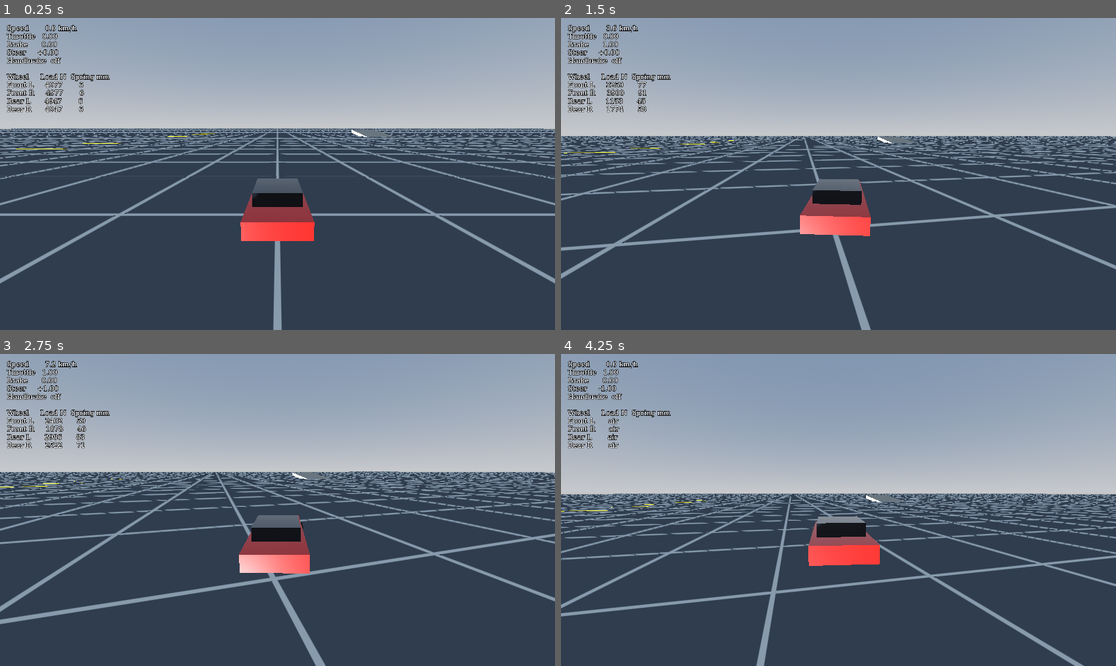
Above: before the commit, frames 1-4 (two rows, left to right).
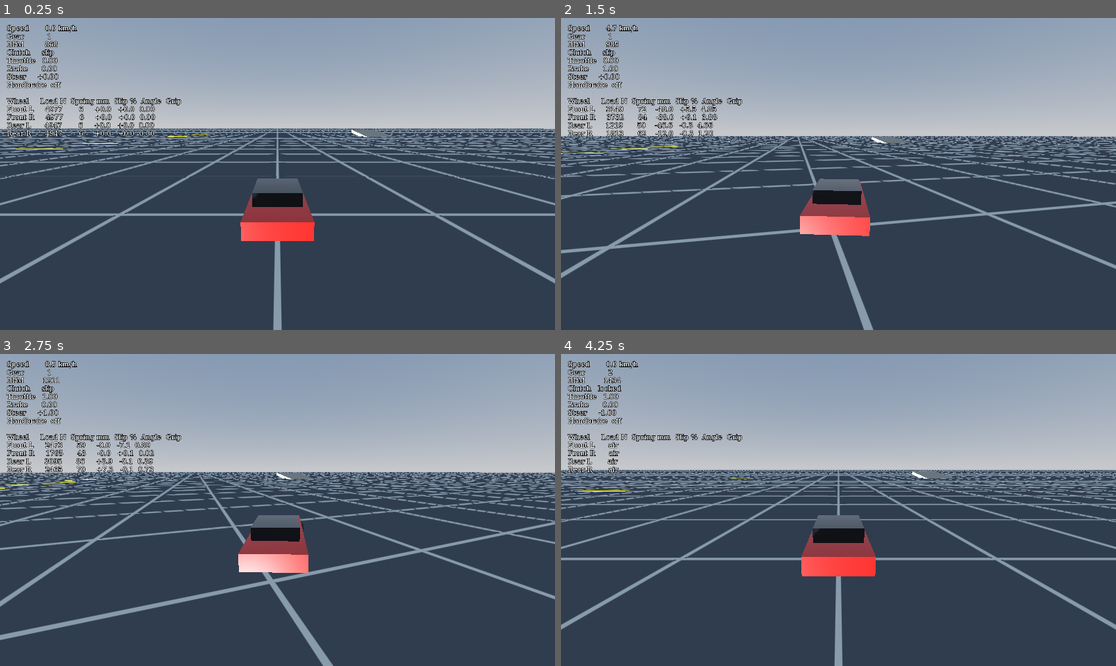
Above: after the commit, the same moments.

Repository: dreed47/racer
Game: Godot game, scene res://main.tscn
The game is run twice, just before and just after one commit, with the same random seed, the same clock (stepped at 60 frames per second) and the same inputs.
Inputs:
- Up to frame 1 (0.25 s): no input
- Up to frame 2 (1.5 s): hold D (steer_right) 0.53-1.28 s; hold W (throttle) 0.53-1.28 s; hold S (brake) from 1.28 s (still down); tap W (throttle) at 1.35 s
- Up to frame 3 (2.75 s): release S (brake) at 2.03 s; hold D (steer_right) from 2.03 s (still down); hold W (throttle) from 2.03 s (still down)
- Up to frame 4 (4.25 s): release D (steer_right) at 2.78 s; release W (throttle) at 2.78 s; hold E (shift_up) 2.78-3.53 s; tap W (throttle) at 2.85 s; hold A (steer_left) from 3.53 s (still down); hold W (throttle) from 3.53 s (still down); tap R (reset_car) at 4.15 s

The runs differ from the first frame. In frame 1, 2.3% of the frame differs, in the area x 1-33%, y 4-39%; in frame 2, 11%; in frame 3, 15%; in frame 4, 21%, in the area x 0-100%, y 4-100%.

Commit message:
Add grip curve tires, engine, clutch and gearbox
Tires use a slip-based grip curve with load sensitivity and
substepped wheel spin. The car gets an engine torque curve, an
automatic clutch, a 5-speed gearbox with reverse and an open
differential. Y and falling off the world now return the car to
the start.

Co-Authored-By: Claude Opus 5.5 <noreply@anthropic.com>

Diff:
--- a/car/car.gd
+++ b/car/car.gd
@@ -4,25 +4,33 @@
 ## A driver (the player now, AI later) sets throttle, brake, steer and handbrake.
 
 const AIR_DENSITY := 1.225
+## Tire and wheel-spin steps per physics tick. Tires are stiff, so they need small steps.
+const SUBSTEPS := 20
 
 @export var setup: CarSetup
 
 ## 0 to 1.
 var throttle := 0.0
-## 0 to 1. Held at a standstill, it reverses.
+## 0 to 1.
 var brake := 0.0
 ## -1 full left to 1 full right.
 var steer := 0.0
 var handbrake := false
 
 var wheels: Array[Wheel] = []
+var drivetrain: Drivetrain
 
 var _steer_now := 0.0
-var _reset_pending := false
+var _place_pending := false
+var _place_target := Transform3D.IDENTITY
+
+## Sent after place_at() has moved the car.
+signal placed
 
 
 func _ready() -> void:
 	wheels = [$WheelFL, $WheelFR, $WheelRL, $WheelRR]
+	drivetrain = Drivetrain.new(setup)
 	mass = setup.mass
 	center_of_mass_mode = CENTER_OF_MASS_MODE_CUSTOM
 	center_of_mass = Vector3.ZERO
@@ -40,9 +48,15 @@
 	return linear_velocity.dot(-global_basis.z)
 
 
-## Puts the car back on its wheels where it is, facing the same way.
-func reset_upright() -> void:
-	_reset_pending = true
+## Gear change: 1 up, -1 down. Order is R, N, 1, 2 ...
+func shift(direction: int) -> void:
+	drivetrain.shift(direction)
+
+
+## Moves the car to a place, stopped. Takes effect on the next physics step.
+func place_at(where: Transform3D) -> void:
+	_place_target = where
+	_place_pending = true
 
 
 func _physics_process(delta: float) -> void:
@@ -55,21 +69,29 @@
 	$WheelFL.steer_angle = angle
 	$WheelFR.steer_angle = angle
 
-	var drive := throttle * setup.drive_force
-	var brake_total := brake * setup.brake_force
-	if brake > 0.1 and throttle < 0.05 and speed < 0.5:
-		drive = -brake * setup.drive_force * setup.reverse_ratio
-		brake_total = 0.0
-	var front_brake := brake_total * setup.brake_bias_front / 2.0
-	var rear_brake := brake_total * (1.0 - setup.brake_bias_front) / 2.0
+	var front_brake := brake * setup.brake_torque * setup.brake_bias_front / 2.0
+	var rear_brake := brake * setup.brake_torque * (1.0 - setup.brake_bias_front) / 2.0
 	if handbrake:
-		rear_brake += setup.handbrake_force / 2.0
+		rear_brake += setup.handbrake_torque / 2.0
 
 	for wheel in wheels:
-		if wheel.is_front:
-			wheel.simulate(self, setup, 0.0, front_brake, delta)
-		else:
-			wheel.simulate(self, setup, drive / 2.0, rear_brake, delta)
+		wheel.update_suspension(self, setup)
+
+	var fl: Wheel = $WheelFL
+	var fr: Wheel = $WheelFR
+	var rl: Wheel = $WheelRL
+	var rr: Wheel = $WheelRR
+	var r := setup.wheel_radius
+	var h := delta / SUBSTEPS
+	for i in SUBSTEPS:
+		fl.spin_with(-fl.tire_force(setup).x * r, front_brake, setup.wheel_inertia, h)
+		fr.spin_with(-fr.tire_force(setup).x * r, front_brake, setup.wheel_inertia, h)
+		var left_torque := -rl.tire_force(setup).x * r
+		var right_torque := -rr.tire_force(setup).x * r
+		drivetrain.step(h, throttle, rl, rr, left_torque, right_torque, rear_brake, rear_brake)
+
+	for wheel in wheels:
+		wheel.apply_tire(self, setup, SUBSTEPS, delta)
 
 	var v := linear_velocity
 	var drag := 0.5 * AIR_DENSITY * setup.drag_coefficient * setup.frontal_area
@@ -77,15 +99,13 @@
 
 
 func _integrate_forces(state: PhysicsDirectBodyState3D) -> void:
-	if not _reset_pending:
+	if not _place_pending:
 		return
-	_reset_pending = false
-	var facing := -state.transform.basis.z
-	facing.y = 0.0
-	if facing.length_squared() < 0.001:
-		facing = Vector3.FORWARD
-	var upright := Basis.looking_at(facing.normalized(), Vector3.UP)
-	state.transform = Transform3D(upright, state.transform.origin + Vector3.UP)
+	_place_pending = false
+	state.transform = _place_target
 	state.linear_velocity = Vector3.ZERO
 	state.angular_velocity = Vector3.ZERO
+	for wheel in wheels:
+		wheel.spin = 0.0
 	reset_physics_interpolation.call_deferred()
+	placed.emit.call_deferred()
--- a/car/car_setup.gd
+++ b/car/car_setup.gd
@@ -1,7 +1,7 @@
 class_name CarSetup
 extends Resource
 ## Tunable numbers for one car.
-## Units: metres, kilograms, newtons, seconds.
+## Units: metres, kilograms, newtons, seconds, radians unless the name says deg or rpm.
 
 @export_group("Body")
 @export var mass := 1000.0
@@ -29,24 +29,57 @@
 ## How fast the wheels turn, in full-input units per second.
 @export var steer_rate := 4.0
 
-@export_group("Placeholder tires")
-## Step 3 replaces these with a real grip curve.
-## Friction coefficient: maximum tire force is grip times wheel load.
+@export_group("Tires")
+## Peak friction coefficient: best tire force is grip times wheel load.
 @export var grip := 1.0
-## Sideways force in N per m/s of sideways slide.
-@export var lateral_stiffness := 3000.0
+## Wheel spin versus ground speed at peak grip. 0.1 means the tire spins 10 % faster.
+@export var peak_slip_ratio := 0.1
+## Slide angle at peak sideways grip.
+@export var peak_slip_angle_deg := 8.0
+## Shape of the grip curve. 1.4 keeps about 80 % grip once fully sliding.
+## Higher values drop off harder after the peak.
+@export var tire_shape := 1.4
+## How much grip per newton falls as load rises. 0 means none.
+@export var load_sensitivity := 0.1
+## Load where grip equals the grip value above, in N.
+@export var nominal_load := 2500.0
 @export var rolling_resistance := 0.015
+## Spin inertia of one wheel and tire, in kg m².
+@export var wheel_inertia := 1.0
 
-@export_group("Placeholder drive")
-## Step 3 replaces these with an engine and gearbox.
-## Total push at the rear wheels, in N.
-@export var drive_force := 4000.0
-## Fraction of drive force used in reverse.
-@export var reverse_ratio := 0.4
-## Total brake force, in N.
-@export var brake_force := 9000.0
+@export_group("Engine")
+## Torque in N m at full throttle, at 0, 1000, 2000 ... rpm.
+@export var torque_curve := PackedFloat32Array([80, 100, 125, 140, 148, 152, 150, 140, 120])
+@export var idle_rpm := 900.0
+## Fuel cuts above this.
+@export var redline_rpm := 7200.0
+## Spin inertia of the crank and flywheel, in kg m².
+@export var engine_inertia := 0.15
+## Engine braking torque with the throttle shut, in N m: base plus a part per 1000 rpm.
+@export var engine_friction := 15.0
+@export var engine_friction_per_krpm := 4.0
+
+@export_group("Clutch")
+## Automatic clutch: it starts to grip at the first rpm and is fully closed at the second.
+@export var clutch_bite_rpm := 1000.0
+@export var clutch_full_rpm := 1600.0
+## Most torque the clutch can carry before it slips, in N m.
+@export var clutch_max_torque := 300.0
+
+@export_group("Gearbox")
+## Forward gear ratios, first gear first.
+@export var gear_ratios := PackedFloat32Array([3.136, 1.888, 1.330, 1.0, 0.814])
+@export var reverse_ratio := 3.758
+@export var final_drive := 4.3
+## Seconds the clutch stays open while changing gear.
+@export var shift_time := 0.2
+
+@export_group("Brakes")
+## Total brake torque over all four wheels, in N m.
+@export var brake_torque := 3000.0
 @export var brake_bias_front := 0.6
-@export var handbrake_force := 6000.0
+## Total handbrake torque over both rear wheels, in N m.
+@export var handbrake_torque := 1500.0
 
 @export_group("Aero")
 @export var drag_coefficient := 0.4
--- /dev/null
+++ b/car/drivetrain.gd
@@ -0,0 +1,112 @@
+class_name Drivetrain
+extends RefCounted
+## Engine, automatic clutch, gearbox and open differential for the two rear wheels.
+## The car calls step() once per substep.
+
+## Gear number: -1 reverse, 0 neutral, 1 and up forward.
+var gear := 1
+var engine_spin := 0.0
+## True while the clutch is fully gripping, so engine and wheels turn together.
+var clutch_locked := false
+
+var _setup: CarSetup
+var _shift_timer := 0.0
+
+
+func _init(setup: CarSetup) -> void:
+	_setup = setup
+	engine_spin = rpm_to_spin(setup.idle_rpm)
+
+
+static func rpm_to_spin(rpm: float) -> float:
+	return rpm * TAU / 60.0
+
+
+func rpm() -> float:
+	return engine_spin * 60.0 / TAU
+
+
+func top_gear() -> int:
+	return _setup.gear_ratios.size()
+
+
+func shift(direction: int) -> void:
+	var target := clampi(gear + direction, -1, top_gear())
+	if target == gear:
+		return
+	gear = target
+	clutch_locked = false
+	_shift_timer = _setup.shift_time
+
+
+## Engine turns per wheel turn in the current gear. Negative in reverse, 0 in neutral.
+func ratio() -> float:
+	if gear > 0:
+		return _setup.gear_ratios[gear - 1] * _setup.final_drive
+	if gear < 0:
+		return -_setup.reverse_ratio * _setup.final_drive
+	return 0.0
+
+
+## Engine torque at the crank, in N m, before the clutch.
+func engine_torque(throttle: float) -> float:
+	var r := rpm()
+	if _shift_timer > 0.0:
+		throttle = 0.0
+	# Idle governor: opens the throttle a little as the engine drops below idle.
+	throttle = maxf(throttle, clampf((_setup.idle_rpm - r) / 200.0, 0.0, 1.0))
+	var curve := _setup.torque_curve
+	var x := clampf(r / 1000.0, 0.0, curve.size() - 1.001)
+	var i := int(x)
+	var full := lerpf(curve[i], curve[i + 1], x - i)
+	var drive := 0.0 if r > _setup.redline_rpm else throttle * full
+	var friction := (_setup.engine_friction + _setup.engine_friction_per_krpm * r / 1000.0) * (1.0 - throttle)
+	return drive - friction
+
+
+## Most torque the clutch can carry right now, in N m.
+func clutch_capacity() -> float:
+	if gear == 0 or _shift_timer > 0.0:
+		return 0.0
+	var bite := inverse_lerp(_setup.clutch_bite_rpm, _setup.clutch_full_rpm, rpm())
+	return _setup.clutch_max_torque * clampf(bite, 0.0, 1.0)
+
+
+## Moves engine and rear wheels on by h seconds.
+## left_torque and right_torque are the tire torques on each wheel; brakes are per wheel.
+func step(h: float, throttle: float, left: Wheel, right: Wheel,
+		left_torque: float, right_torque: float, left_brake: float, right_brake: float) -> void:
+	_shift_timer = maxf(0.0, _shift_timer - h)
+	var g := ratio()
+	var t_engine := engine_torque(throttle)
+	var cap := clutch_capacity()
+	var i_wheel := _setup.wheel_inertia
+	var i_engine := _setup.engine_inertia
+	if cap <= 0.0:
+		clutch_locked = false
+
+	if clutch_locked:
+		# Engine and the wheels' average spin move as one body through the gears.
+		var avg := (left.spin + right.spin) / 2.0
+		var diff := (left.spin - right.spin) / 2.0
+		var inertia := 2.0 * i_wheel + i_engine * g * g
+		var free_avg := avg + (t_engine * g + left_torque + right_torque) * h / inertia
+		var new_avg := Wheel.brake_spin(free_avg, (left_brake + right_brake) * h / inertia)
+		var new_diff := diff + (left_torque - right_torque) * h / (2.0 * i_wheel)
+		left.spin = new_avg + new_diff
+		right.spin = new_avg - new_diff
+		engine_spin = new_avg * g
+		# Torque the clutch had to carry to keep them together. Too much, and it slips.
+		var clutch_torque := t_engine - i_engine * (new_avg - avg) * g / h
+		if absf(clutch_torque) > cap:
+			clutch_locked = false
+		return
+
+	var slip := engine_spin - (left.spin + right.spin) / 2.0 * g
+	var t_clutch := cap * signf(slip)
+	engine_spin = maxf(0.0, engine_spin + (t_engine - t_clutch) * h / i_engine)
+	left.spin_with(left_torque + t_clutch * g / 2.0, left_brake, i_wheel, h)
+	right.spin_with(right_torque + t_clutch * g / 2.0, right_brake, i_wheel, h)
+	var new_slip := engine_spin - (left.spin + right.spin) / 2.0 * g
+	if cap > 0.0 and (signf(new_slip) != signf(slip) or absf(new_slip) < 1.0):
+		clutch_locked = true
--- a/car/wheel.gd
+++ b/car/wheel.gd
@@ -1,11 +1,11 @@
 class_name Wheel
 extends Node3D
-## One corner of the car: raycast suspension plus a placeholder tire.
-## The car calls simulate() every physics tick.
+## One corner of the car: raycast suspension plus a tire with a grip curve.
+## Each physics tick the car calls update_suspension(), then tire_force()
+## and spin_with() once per substep, then apply_tire().
 
-## Brake force per m/s of wheel speed, before the brake limit kicks in.
-## Keeps the brakes from jittering at a standstill.
-const BRAKE_GAIN := 4000.0
+## Below this ground speed, slip uses this speed instead, so it stays finite at a standstill.
+const MIN_SLIP_SPEED := 3.0
 
 @export var is_front := false
 
@@ -16,14 +16,29 @@
 var on_ground := false
 ## Steering angle in radians. Positive turns left.
 var steer_angle := 0.0
+## Wheel spin in rad/s. Positive rolls forward.
+var spin := 0.0
+## Latest slip, for readouts. Ratio: 0.1 means spinning 10 % faster than the ground.
+var slip_ratio := 0.0
+var slip_angle := 0.0
+## Slip compared with the grip peak: below 1 gripping, 1 at the limit, above 1 sliding.
+var slip_level := 0.0
 
-var _spin := 0.0
+var _contact := Vector3.ZERO
+var _forward := Vector3.ZERO
+var _right := Vector3.ZERO
+var _long_speed := 0.0
+var _lat_speed := 0.0
+var _force_sum := Vector2.ZERO
+var _angle := 0.0
 
 @onready var _visual: Node3D = $Visual
 
 
-func simulate(car: RigidBody3D, setup: CarSetup, drive_n: float, brake_n: float, delta: float) -> void:
+## Casts the ray, applies the spring and damper, and reads the ground speed at the contact.
+func update_suspension(car: RigidBody3D, setup: CarSetup) -> void:
 	rotation.y = steer_angle
+	_force_sum = Vector2.ZERO
 	var up := car.global_basis.y
 	var mount := global_position
 	var reach := setup.suspension_length + setup.wheel_radius
@@ -35,44 +50,74 @@
 	if not on_ground:
 		compression = 0.0
 		wheel_load = 0.0
-		_update_visual(setup.suspension_length, 0.0, setup, delta)
+		_visual.position.y = -setup.suspension_length
 		return
 
-	var contact: Vector3 = hit.position
+	_contact = hit.position
 	var normal: Vector3 = hit.normal
-	var hit_distance := mount.distance_to(contact)
+	var hit_distance := mount.distance_to(_contact)
 	compression = reach - hit_distance
+	_visual.position.y = -(hit_distance - setup.wheel_radius)
 
-	# Spring plus damper, along the car's up axis.
 	var extend_speed := _point_velocity(car, mount).dot(up)  # Negative while compressing.
 	var damping := setup.damper_bump if extend_speed < 0.0 else setup.damper_rebound
 	var spring_rate := setup.spring_rate_front if is_front else setup.spring_rate_rear
 	wheel_load = maxf(0.0, spring_rate * compression - damping * extend_speed)
 	car.apply_force(up * wheel_load, mount - car.global_position)
 
-	# Placeholder tire. Step 3 replaces this with a real grip curve.
-	var forward := (-global_basis.z).slide(normal).normalized()
-	var right := global_basis.x.slide(normal).normalized()
-	var contact_velocity := _point_velocity(car, contact)
-	var long_speed := contact_velocity.dot(forward)
-	var lat_speed := contact_velocity.dot(right)
+	_forward = (-global_basis.z).slide(normal).normalized()
+	_right = global_basis.x.slide(normal).normalized()
+	var v := _point_velocity(car, _contact)
+	_long_speed = v.dot(_forward)
+	_lat_speed = v.dot(_right)
 
-	var long_force := drive_n
-	long_force -= clampf(long_speed * BRAKE_GAIN, -brake_n, brake_n)
-	long_force -= clampf(long_speed, -1.0, 1.0) * setup.rolling_resistance * wheel_load
-	var lat_force := -lat_speed * setup.lateral_stiffness
-	# Friction circle: total tire force can't exceed grip times load.
-	var tire := Vector2(long_force, lat_force).limit_length(setup.grip * wheel_load)
-	car.apply_force(forward * tire.x + right * tire.y, contact - car.global_position)
 
-	_update_visual(hit_distance - setup.wheel_radius, long_speed, setup, delta)
+## Tire force from the current spin: x along the wheel, y to its right, in N.
+## Adds it to the tick's average. Returns zero in the air.
+func tire_force(setup: CarSetup) -> Vector2:
+	if not on_ground or wheel_load <= 0.0:
+		slip_level = 0.0
+		return Vector2.ZERO
+	var v_ref := maxf(absf(_long_speed), MIN_SLIP_SPEED)
+	slip_ratio = (spin * setup.wheel_radius - _long_speed) / v_ref
+	slip_angle = atan2(_lat_speed, v_ref)
+	var sx := slip_ratio / setup.peak_slip_ratio
+	var sy := slip_angle / deg_to_rad(setup.peak_slip_angle_deg)
+	var s := sqrt(sx * sx + sy * sy)
+	slip_level = s
+	if s < 1e-6:
+		return Vector2.ZERO
+	var load_factor := clampf(1.0 - setup.load_sensitivity * (wheel_load / setup.nominal_load - 1.0), 0.5, 1.5)
+	var c := setup.tire_shape
+	var b := tan(PI / (2.0 * c))  # Puts the peak at s = 1.
+	var f := setup.grip * load_factor * wheel_load * sin(c * atan(b * s))
+	var force := Vector2(f * sx / s, -f * sy / s)
+	_force_sum += force
+	return force
+
+
+## Moves spin on by one substep. other_torque drives the wheel; brake_torque only slows it,
+## and holds it still when it is strong enough.
+func spin_with(other_torque: float, brake_torque: float, inertia: float, h: float) -> void:
+	spin = brake_spin(spin + other_torque * h / inertia, brake_torque * h / inertia)
+
+
+static func brake_spin(free_spin: float, brake_step: float) -> float:
+	if absf(free_spin) <= brake_step:
+		return 0.0
+	return free_spin - signf(free_spin) * brake_step
+
+
+## Applies the tick's average tire force plus rolling resistance, and turns the visual.
+func apply_tire(car: RigidBody3D, setup: CarSetup, substeps: int, delta: float) -> void:
+	_angle = wrapf(_angle + spin * delta, 0.0, TAU)
+	_visual.rotation.x = -_angle
+	if not on_ground:
+		return
+	var tire := _force_sum / substeps
+	tire.x -= clampf(_long_speed, -1.0, 1.0) * setup.rolling_resistance * wheel_load
+	car.apply_force(_forward * tire.x + _right * tire.y, _contact - car.global_position)
 
 
 func _point_velocity(car: RigidBody3D, point: Vector3) -> Vector3:
 	return car.linear_velocity + car.angular_velocity.cross(point - car.global_position)
-
-
-func _update_visual(drop: float, long_speed: float, setup: CarSetup, delta: float) -> void:
-	_visual.position.y = -drop
-	_spin = wrapf(_spin + long_speed / setup.wheel_radius * delta, 0.0, TAU)
-	_visual.rotation.x = -_spin
--- a/debug/car_readout.gd
+++ b/debug/car_readout.gd
@@ -1,5 +1,5 @@
 extends CanvasLayer
-## On-screen numbers for tuning: driver inputs and each wheel's suspension.
+## On-screen numbers for tuning: driver inputs, engine, and each wheel's suspension and tire.
 
 @export var car: Car
 
@@ -10,14 +10,19 @@
 	if car == null or car.wheels.is_empty():
 		return
 	var w := car.wheels
+	var d := car.drivetrain
+	var gear := "R" if d.gear < 0 else ("N" if d.gear == 0 else str(d.gear))
 	_label.text = "\n".join(PackedStringArray([
 		"Speed    %6.1f km/h" % (car.forward_speed() * 3.6),
+		"Gear     %6s" % gear,
+		"RPM      %6.0f" % d.rpm(),
+		"Clutch   %6s" % ("locked" if d.clutch_locked else "slip"),
 		"Throttle %6.2f" % car.throttle,
 		"Brake    %6.2f" % car.brake,
 		"Steer    %+6.2f" % car.steer,
 		"Handbrake  %s" % ("on" if car.handbrake else "off"),
 		"",
-		"Wheel     Load N  Spring mm",
+		"Wheel     Load N  Spring mm  Slip %  Angle  Grip",
 		_row("Front L", w[0]),
 		_row("Front R", w[1]),
 		_row("Rear L", w[2]),
@@ -28,4 +33,6 @@
 func _row(label: String, wheel: Wheel) -> String:
 	if not wheel.on_ground:
 		return "%-8s     air" % label
-	return "%-8s  %6.0f  %6.0f" % [label, wheel.wheel_load, wheel.compression * 1000.0]
+	return "%-8s  %6.0f  %6.0f   %+6.1f  %+5.1f  %4.2f" % [
+		label, wheel.wheel_load, wheel.compression * 1000.0, wheel.slip_ratio * 100.0,
+		rad_to_deg(wheel.slip_angle), wheel.slip_level]
--- a/drivers/player_driver.gd
+++ b/drivers/player_driver.gd
@@ -16,5 +16,7 @@
 	car.throttle = Input.get_action_strength("throttle")
 	car.brake = Input.get_action_strength("brake")
 	car.handbrake = Input.is_action_pressed("handbrake")
-	if Input.is_action_just_pressed("reset_car"):
-		car.reset_upright()
+	if Input.is_action_just_pressed("shift_up"):
+		car.shift(1)
+	if Input.is_action_just_pressed("shift_down"):
+		car.shift(-1)
--- a/main.gd
+++ b/main.gd
@@ -1,9 +1,27 @@
 extends Node3D
-## Test drive: puts the car on the track's spawn point.
+## Test drive: puts the car on the track's spawn point and back there on reset.
 ## Game modes (time trial, race, cruise) will replace this later.
+
+## Below this height the car has fallen off the world, so it goes back to the start.
+const FALL_LIMIT := -20.0
+
+@onready var _car: Car = $Car
+@onready var _spawn: Node3D = $Track/Spawn
+@onready var _camera = $ChaseCamera
 
 
 func _ready() -> void:
-	$Car.global_transform = $Track/Spawn.global_transform
-	$Car.reset_physics_interpolation()
-	$ChaseCamera.global_position = $ChaseCamera._wanted_position()
+	_car.placed.connect(_snap_camera)
+	_car.global_transform = _spawn.global_transform
+	_car.reset_physics_interpolation()
+	_snap_camera()
+
+
+func _physics_process(_delta: float) -> void:
+	if Input.is_action_just_pressed("reset_car") or _car.global_position.y < FALL_LIMIT:
+		_car.place_at(_spawn.global_transform)
+
+
+func _snap_camera() -> void:
+	_camera.global_position = _camera._wanted_position()
+	_camera.reset_physics_interpolation()
--- a/tests/sim_check.gd
+++ b/tests/sim_check.gd
@@ -6,62 +6,91 @@
 
 var _car
 var _tick := 0
+var _phase := ""
+var _phase_start := 0
+var _marks := {}
+var _corner_steer := 0.3
 
 
 func _initialize() -> void:
 	root.add_child(load("res://track/test_flat.tscn").instantiate())
 	_car = load("res://car/car.tscn").instantiate()
+	_car.position = Vector3(0, 0.8, 0)
 	root.add_child(_car)
-	_car.position = Vector3(0, 0.8, 0)
 
 
 func _physics_process(_delta: float) -> bool:
 	_tick += 1
-	if _car.brake > 0.0 and _stop_time < 0.0 and _car.forward_speed() < 0.3:
-		_stop_time = (_tick - 7 * HZ) / float(HZ)
+	var t := (_tick - _phase_start) / float(HZ)
+	var kmh: float = _car.forward_speed() * 3.6
+	var dt = _car.drivetrain
+
+	if _phase == "launch":
+		# Test driver: shift up near the redline.
+		if dt.rpm() > 6800.0 and dt.gear < dt.top_gear():
+			_car.shift(1)
+		for target in [50, 100]:
+			if kmh >= target and not _marks.has(target):
+				_marks[target] = t
+	if _phase == "corner":
+		# Test driver: hold 60 km/h, go straight for 6 s, then steer right.
+		_car.throttle = clampf((60.0 - kmh) * 0.2, 0.0, 1.0)
+		_car.steer = _corner_steer if t > 6.0 else 0.0
+		if dt.gear == 1 and dt.rpm() > 5000.0:
+			_car.shift(1)
+	if _phase == "brake" and kmh < 0.5 and not _marks.has("stop"):
+		_marks["stop"] = t
+
 	match _tick:
-		2 * HZ:
-			_report("Settled 2 s (expect front ~61 mm, rear ~70 mm)")
-			_ramp_check()
+		3 * HZ:
+			_report("Idle 3 s in 1st (expect 0 km/h, about 900 rpm, clutch slip)")
+			_start("launch")
 			_car.throttle = 1.0
-		7 * HZ:
-			_report("After 5 s full throttle (expect ~65-70 km/h)")
+		13 * HZ:
+			_report("After 10 s full throttle, shifting at 6800 rpm")
+			print("  0-50 km/h %.1f s, 0-100 km/h %.1f s (a real NA Miata: about 3.5 and 8.5)" % [
+				_marks.get(50, -1.0), _marks.get(100, -1.0)])
+			_start("brake")
 			_car.throttle = 0.0
 			_car.brake = 1.0
-		11 * HZ:
-			_report("After 4 s full brake (stops, then creeps back in reverse)")
-			print("  stopped after %.2f s" % _stop_time)
+		18 * HZ:
+			_report("After 5 s full brake (expect stopped)")
+			print("  stopped after %.2f s" % _marks.get("stop", -1.0))
 			_car.brake = 0.0
-			_car.throttle = 0.5
-			_car.steer = 1.0
-		16 * HZ:
-			_report("After 5 s half throttle, full right lock")
+			while dt.gear > 1:
+				_car.shift(-1)
+			_start("corner")
+		30 * HZ:
+			_report("Holding 60 km/h, steer 0.3 right for 6 s (expect about 0.85 g, front near its limit)")
+			var lat_g: float = _car.linear_velocity.length() * _car.angular_velocity.length() / 9.81
+			print("  sideways %.2f g" % lat_g)
+			_start("reverse")
+			_car.throttle = 0.0
+			_car.steer = 0.0
+			_car.brake = 1.0
+			while dt.gear > -1:
+				_car.shift(-1)
+		33 * HZ:
+			_car.brake = 0.0
+			_car.throttle = 0.4
+		36 * HZ:
+			_report("3 s at 40 % throttle in reverse (expect negative speed)")
 			quit()
 	return false
 
 
-var _stop_time := -1.0
-
-
-func _process(_delta: float) -> bool:
-	return false
+func _start(phase: String) -> void:
+	_phase = phase
+	_phase_start = _tick
 
 
 func _report(title: String) -> void:
+	var dt = _car.drivetrain
 	print("\n", title)
-	print("  speed %.1f km/h  pos (%.1f, %.2f, %.1f)  heading %.0f deg" % [
-		_car.forward_speed() * 3.6, _car.global_position.x, _car.global_position.y,
-		_car.global_position.z, rad_to_deg(_car.global_rotation.y)])
+	print("  speed %.1f km/h  gear %d  %.0f rpm  clutch %s  heading %.0f deg" % [
+		_car.forward_speed() * 3.6, dt.gear, dt.rpm(),
+		"locked" if dt.clutch_locked else "slip", rad_to_deg(_car.global_rotation.y)])
 	for w in _car.wheels:
-		print("  %s  load %6.0f N  spring %5.1f mm  ground %s" % [
-			w.name, w.wheel_load, w.compression * 1000.0, w.on_ground])
-
-
-func _ramp_check() -> void:
-	var space: PhysicsDirectSpaceState3D = root.get_world_3d().direct_space_state
-	var q := PhysicsRayQueryParameters3D.create(Vector3(30, 5, -66.5), Vector3(30, -5, -66.5))
-	var hit := space.intersect_ray(q)
-	if hit.is_empty():
-		print("  ramp check: ray hit nothing")
-		return
-	print("  ray at far end of ramp hit %s at %.2f m (expect Ramp, ~1.8)" % [hit.collider.name, hit.position.y])
+		print("  %s  load %5.0f N  spring %5.1f mm  slip %+6.1f %%  angle %+5.1f deg  level %.2f" % [
+			w.name, w.wheel_load, w.compression * 1000.0, w.slip_ratio * 100.0,
+			rad_to_deg(w.slip_angle), w.slip_level])
Not shown, added: car/drivetrain.gd.uid
